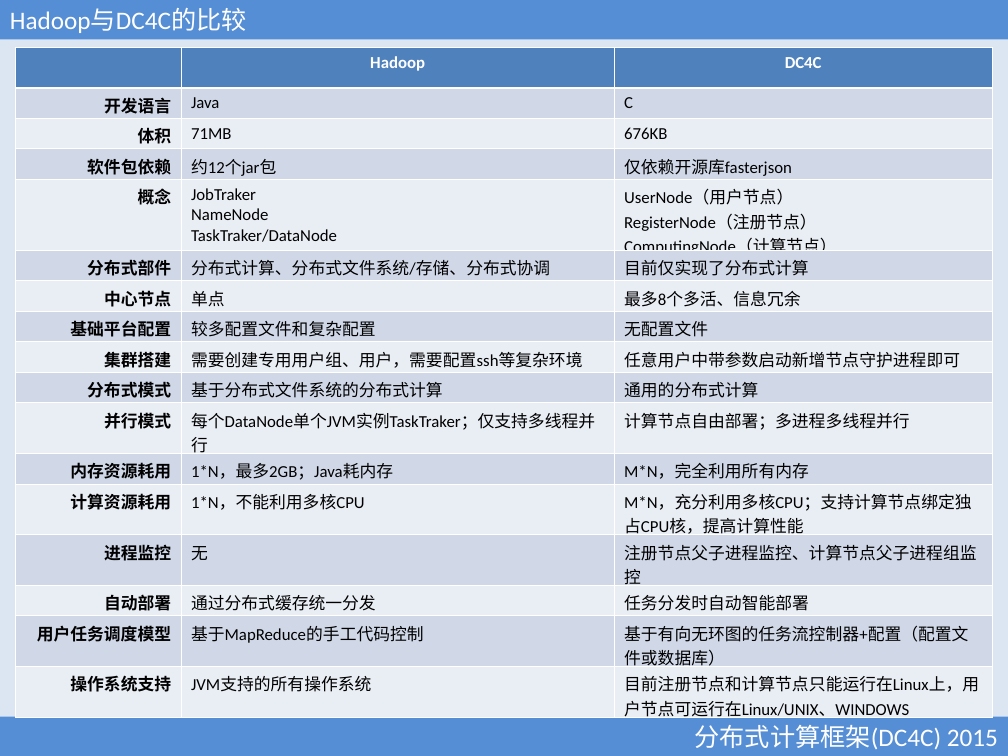
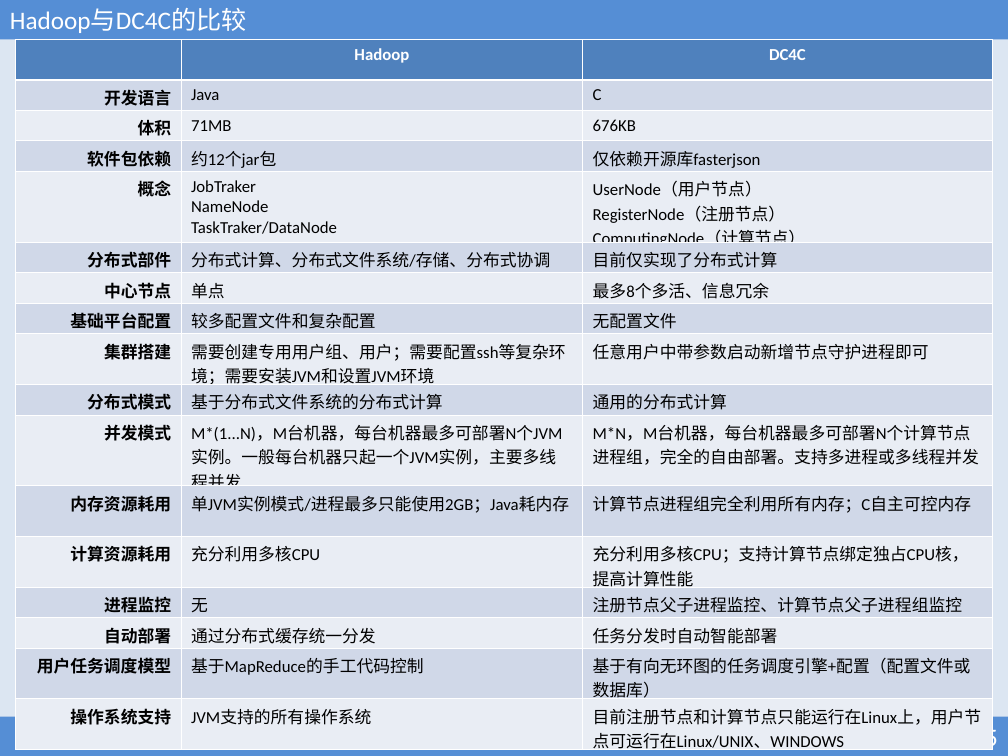
Before and after one commit to xubingyue/dc4c, a slide deck: slide 6 of doc/DC4C.ppt. Drawn at 1008x756 pixels with LibreOffice and Linux fonts; fonts in the diff are those of the drawing. Boxes give left, top, right and bottom in pixels: in the first picture for what was removed or moved away, otherwise in the second. Text is boxed around its words. In the diff, an @@ line names an element or a change of style, - is before the commit and + after.

```diff
--- a/doc/DC4C.ppt
+++ b/doc/DC4C.ppt
@@ table at box(16, 39, 992, 756) @@
-row 9, column 2: 需要创建专用用户组、用户，需要配置ssh等复杂环境
+row 9, column 2: 需要创建专用用户组、用户；需要配置ssh等复杂环境；需要安装JVM和设置JVM环境
-row 11: 并行模式 | 每个DataNode单个JVM实例TaskTraker；仅支持多线程并行 | 计算节点自由部署；多进程多线程并行
+row 11: 并发模式 | M*(1...N)，M台机器，每台机器最多可部署N个JVM实例。一般每台机器只起一个JVM实例，主要多线程并发 | M*N，M台机器，每台机器最多可部署N个计算节点进程组，完全的自由部署。支持多进程或多线程并发
-row 12, column 2: 1*N，最多2GB；Java耗内存
+row 12, column 2: 单JVM实例模式/进程最多只能使用2GB；Java耗内存
-row 12, column 3: M*N，完全利用所有内存
+row 12, column 3: 计算节点进程组完全利用所有内存；C自主可控内存
-row 13, column 2: 1*N，不能利用多核CPU
+row 13, column 2: 充分利用多核CPU
-row 13, column 3: M*N，充分利用多核CPU；支持计算节点绑定独占CPU核，提高计算性能
+row 13, column 3: 充分利用多核CPU；支持计算节点绑定独占CPU核，提高计算性能
-row 16, column 3: 基于有向无环图的任务流控制器+配置（配置文件或数据库）
+row 16, column 3: 基于有向无环图的任务调度引擎+配置（配置文件或数据库）
@@ table: place and size @@
-table at box(16, 47, 993, 724)
+table at box(16, 39, 992, 756)
```
Also in this commit, not shown: 5 other slides changed, 55 other files.
